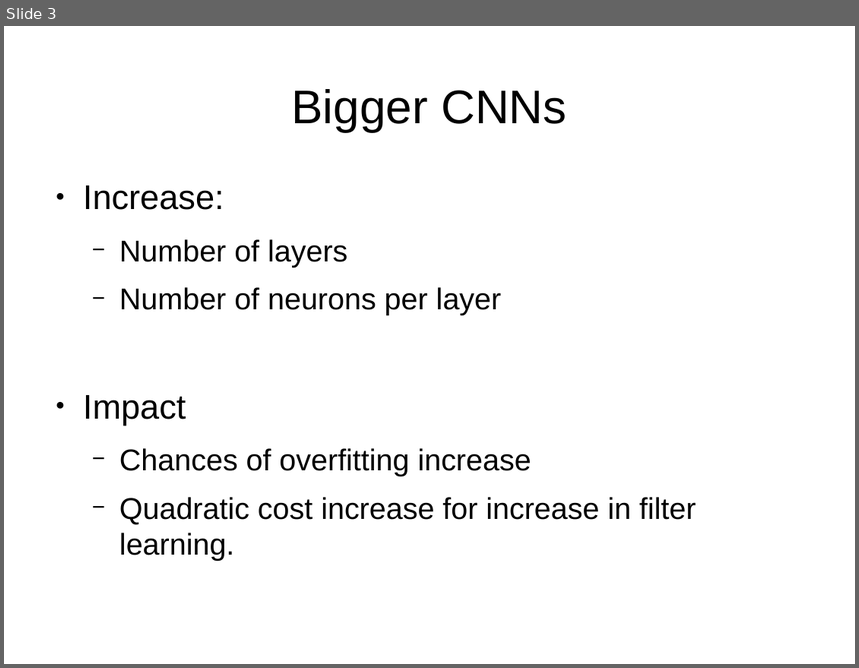
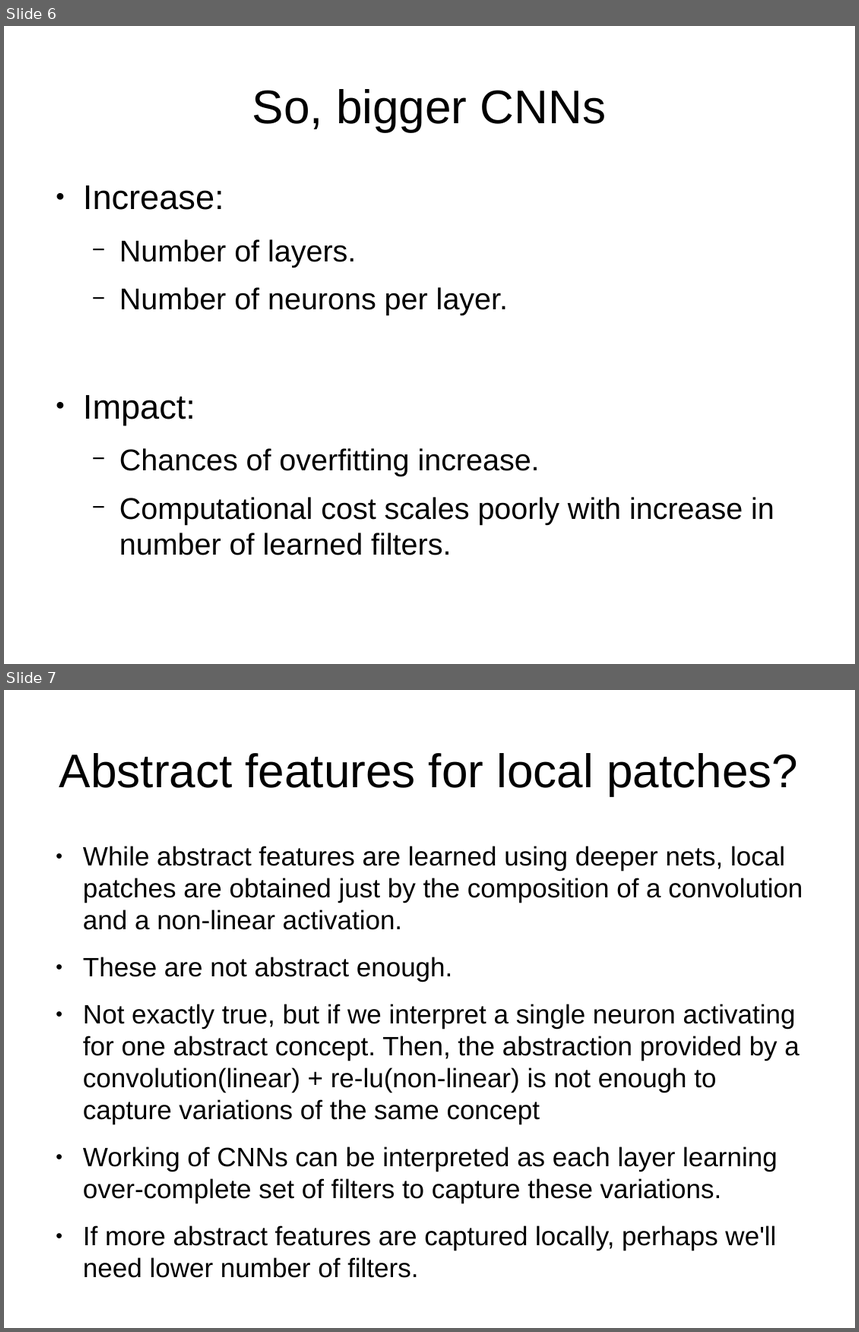
Before and after one commit to indivisibleatom/lectureNotes, a slide deck: sources/Szegedy_Going_Deeper.odp. Shown one above the other, each under a label of ours: slide 3 before the commit, slides 6 and 7 after it. The pictures are 859x668 and 859x1332 pixels, drawn with LibreOffice and Linux fonts; fonts in the diff are those of the drawing. Boxes give left, top, right and bottom in pixels: in the first picture for what was removed or moved away, otherwise in the second. Text is boxed around its words. In the diff, an @@ line names an element or a change of style, - is before the commit and + after.

```diff
--- a/sources/Szegedy_Going_Deeper.odp
+++ b/sources/Szegedy_Going_Deeper.odp
@@ slide 7 added at <box>4,690,855,1328</box>, background #FFFFFF @@
@@ title added at <box>59,753,798,796</box>, 44 pt, text #000000 @@
+Abstract features for local patches?
@@ text added at <box>83,846,803,1278</box>, 24.8 pt, text #000000 @@
+● While abstract features are learned using deeper nets, local patches are obtained just by the composition of a convolution and a non-linear activation.
+● These are not abstract enough.
+● Not exactly true, but if we interpret a single neuron activating for one abstract concept. Then, the abstraction provided by a convolution(linear) + re-lu(non-linear) is not enough to capture variations of the same concept
+● Working of CNNs can be interpreted as each layer learning over-complete set of filters to capture these variations.
+● If more abstract features are captured locally, perhaps we'll need lower number of filters.
@@ what was slide 3 is now slide 6 @@
@@ slide 6 changed as well @@
@@ title at <box>253,89,606,132</box>: text changed @@
-Bigger CNNs
+So, bigger CNNs
@@ text at <box>83,240,775,556</box>: text changed @@
-  − Number of layers
-  − Number of neurons per layer
-● Impact
-  − Chances of overfitting increase
-  − Quadratic cost increase for increase in filter learning.
+  − Number of layers.
+  − Number of neurons per layer.
+● Impact:
+  − Chances of overfitting increase.
+  − Computational cost scales poorly with increase in number of learned filters.
```
Also in this commit, not shown: 1 other slide changed, 14 other slides added, 3 slides removed.
